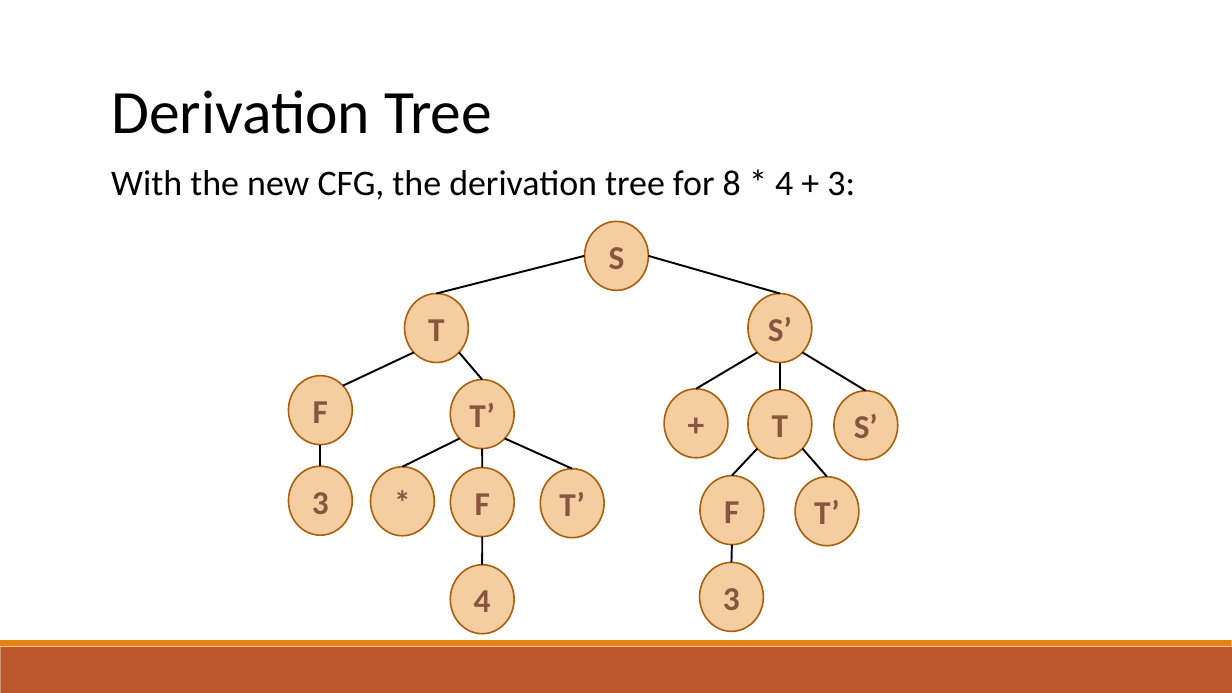
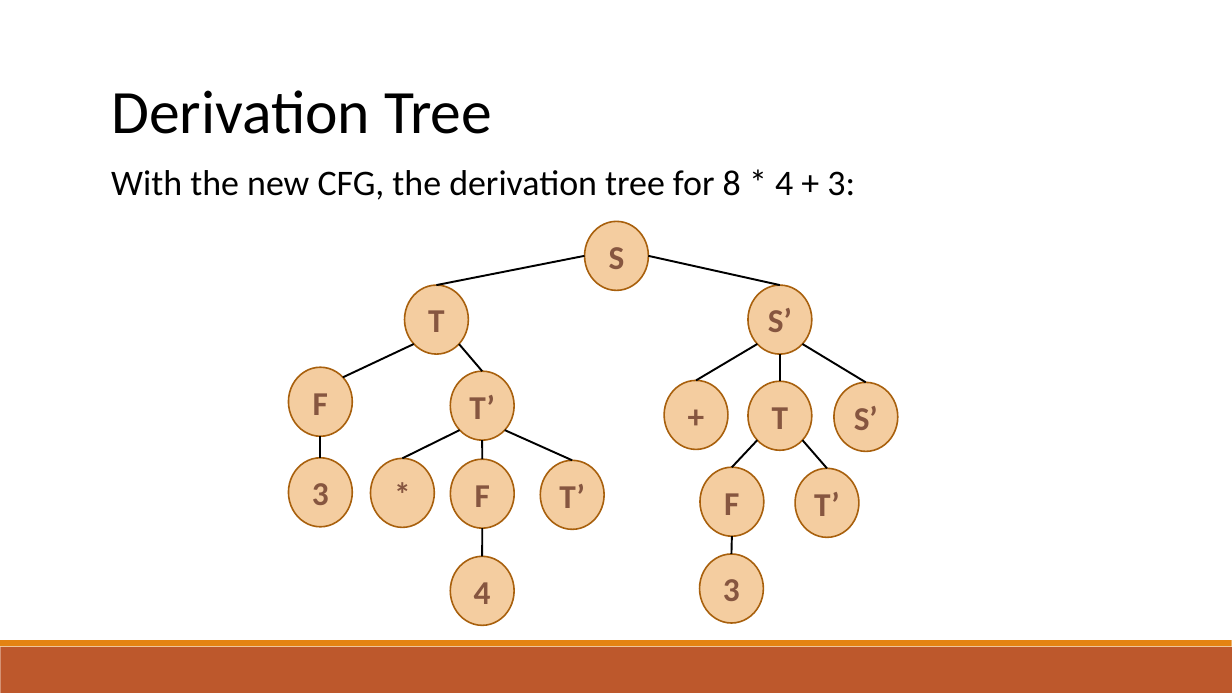
Before and after one commit to raghadzeidan/COMPILATION_TAU_FOR_STUDENTS, a slide deck: slide 57 of new_slides/top_down_parsing.pptx. Drawn at 1232x693 pixels with LibreOffice and Linux fonts; fonts in the diff are those of the drawing. Boxes give left, top, right and bottom in pixels: in the first picture for what was removed or moved away, otherwise in the second. Text is boxed around its words. In the diff, an @@ line names an element or a change of style, - is before the commit and + after.

```diff
--- a/new_slides/top_down_parsing.pptx
+++ b/new_slides/top_down_parsing.pptx
@@ line moved from (585, 256) - (436, 294) to (585, 256) - (436, 286) @@
@@ line moved from (649, 256) - (780, 294) to (649, 256) - (780, 286) @@
@@ 15 ellipses, 13 lines: place and size @@
-15 ellipses, 13 lines at <box>288,294,898,634</box>
+15 ellipses, 13 lines at <box>288,286,898,626</box>
```
Also in this commit, not shown: 3 other slides changed, 10 slides added, 1 other file.
